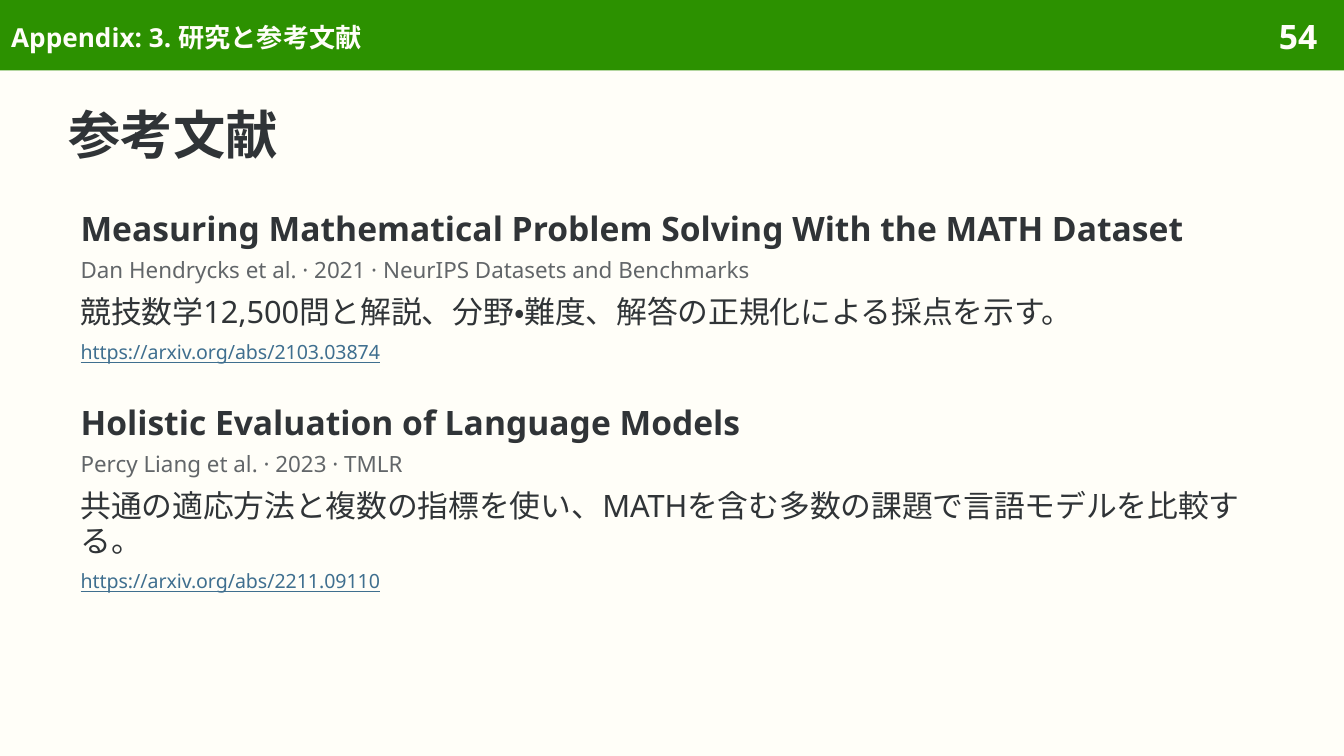
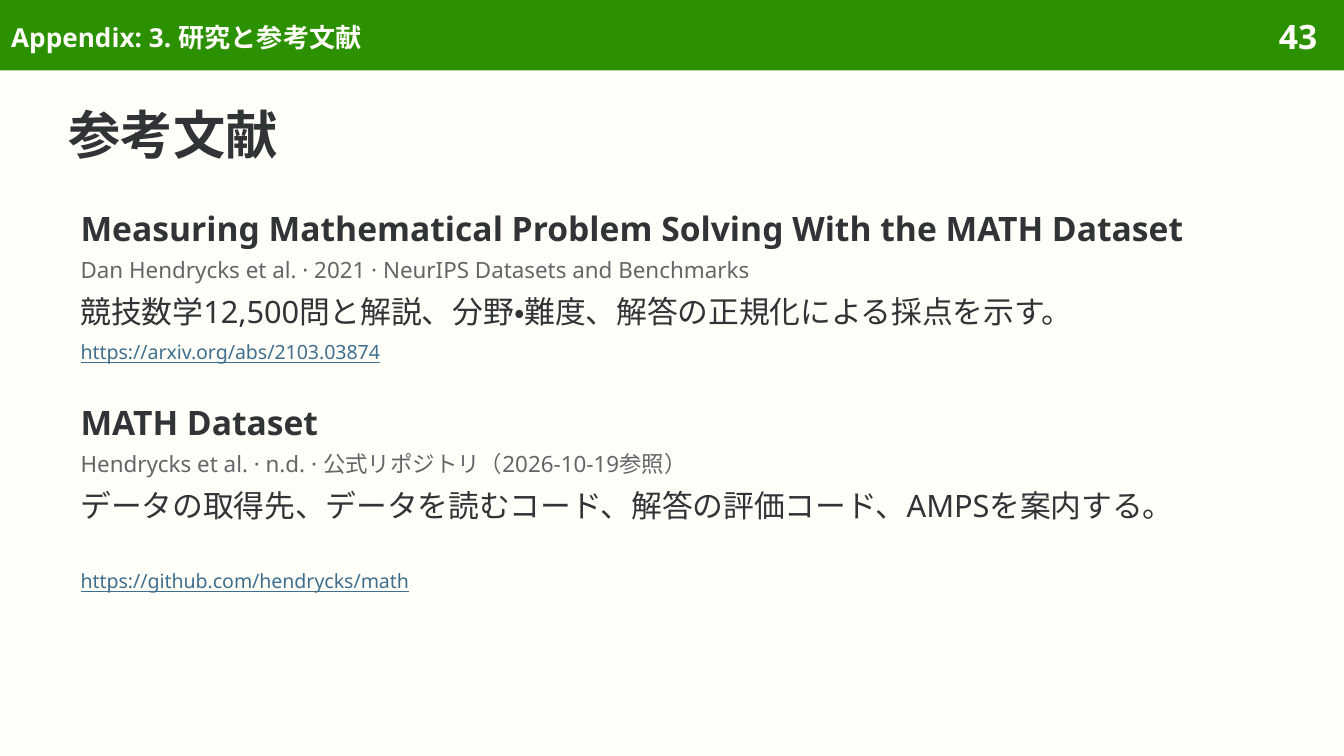
Before and after one commit to sasakiy84/datasets-in-10-minutes, a slide deck: slide 43 of slides/datasets-in-10-minutes-math.pptx (slide 54 before the commit). Drawn at 1344x756 pixels with LibreOffice and Linux fonts; fonts in the diff are those of the drawing. Boxes give left, top, right and bottom in pixels: in the first picture for what was removed or moved away, otherwise in the second. Text is boxed around its words. In the diff, an @@ line names an element or a change of style, - is before the commit and + after.

Commit message:
Center MATH on competition problems and original problem-solving evaluation

```diff
--- a/slides/datasets-in-10-minutes-math.pptx
+++ b/slides/datasets-in-10-minutes-math.pptx
@@ page number at bbox=[1279, 24, 1317, 50]: text changed @@
-54
+43
@@ text at bbox=[81, 411, 318, 436]: text changed @@
-Holistic Evaluation of Language Models
+MATH Dataset
@@ text at bbox=[81, 453, 686, 478]: text changed @@
-Percy Liang et al. · 2023 · TMLR
+Hendrycks et al. · n.d. · 公式リポジトリ（2026-10-19参照）
@@ text at bbox=[81, 491, 1174, 520]: text changed @@
-共通の適応方法と複数の指標を使い、MATHを含む多数の課題で言語モデルを比較する。
+データの取得先、データを読むコード、解答の評価コード、AMPSを案内する。
@@ text at bbox=[81, 573, 409, 593]: text changed @@
-https://arxiv.org/abs/2211.09110
+https://github.com/hendrycks/math
```
Also in this commit, not shown: 35 other slides changed, 12 slides removed, 53 other files.
